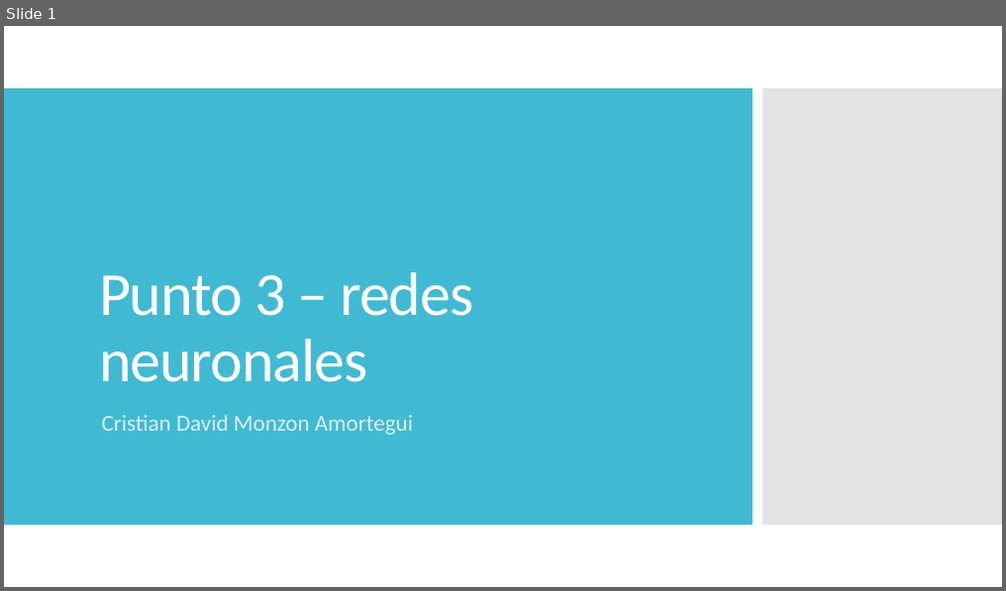
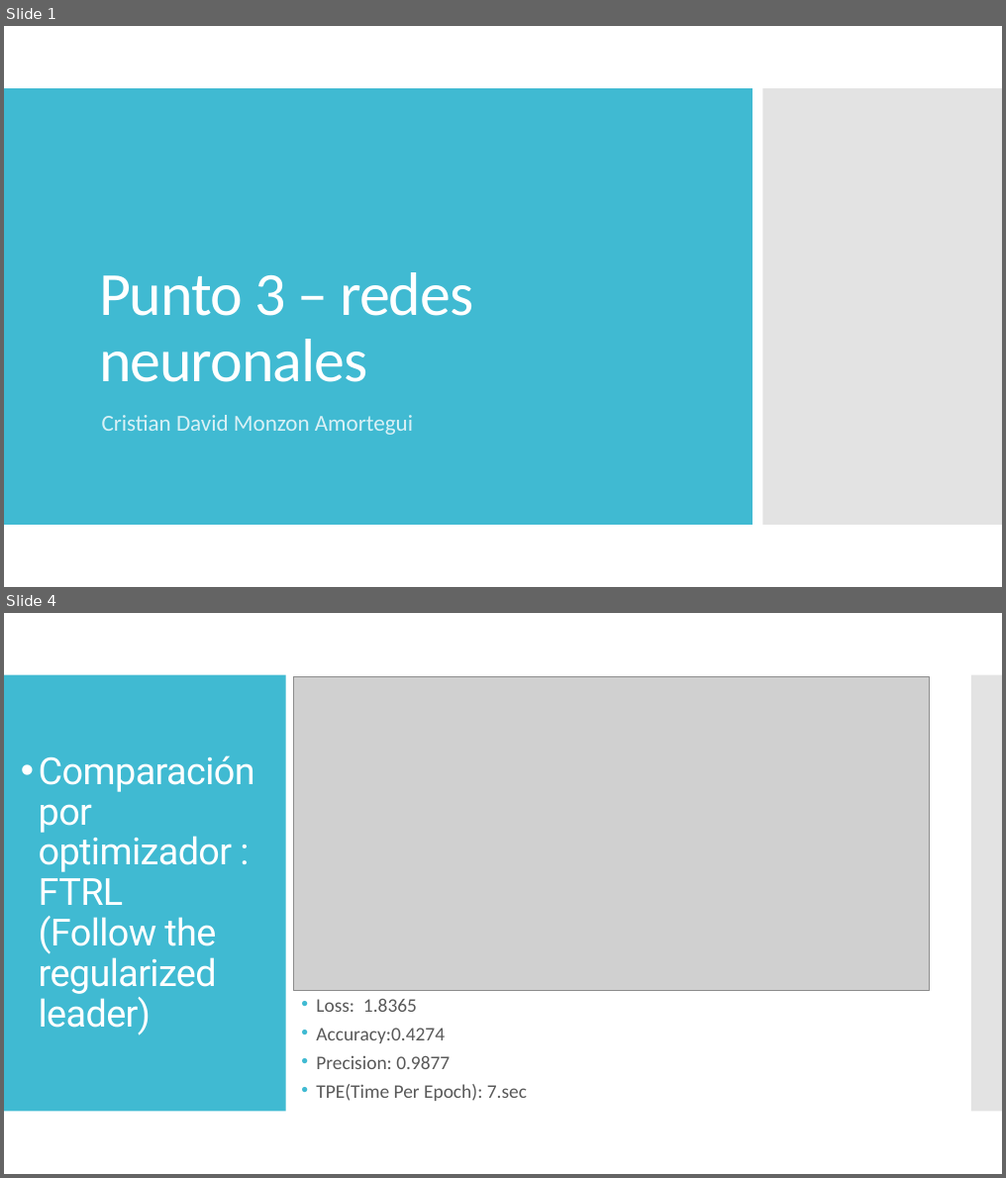
Before and after one commit to Krismonz7/redes_neuronales_udea, a slide deck: puntos/punto 2/punto_2.pptx. Shown one above the other, each under a label of ours: slide 1 before the commit, slides 1 and 4 after it; the slides between them are not shown. The pictures are 1006x591 and 1006x1178 pixels, drawn with LibreOffice and Linux fonts; fonts in the diff are those of the drawing; grey boxes stand for pictures. Boxes give left, top, right and bottom in pixels: in the first picture for what was removed or moved away, otherwise in the second. Text is boxed around its words. In the diff, an @@ line names an element or a change of style, - is before the commit and + after.

```diff
--- a/puntos/punto 2/punto_2.pptx
+++ b/puntos/punto 2/punto_2.pptx
@@ slide 4 added at box(4, 613, 1002, 1174), background #FFFFFF @@
@@ rectangle added at box(4, 675, 286, 1112), fill #40BAD2 @@
@@ picture added at box(294, 676, 930, 990) @@
@@ rectangle added at box(971, 675, 1002, 1112), fill #C8C8C8 at 50% opacity @@
@@ title added at box(39, 756, 255, 1036), 36 pt, text #FFFFFF @@
+• Comparación por optimizador :
+  FTRL
+  (Follow the regularized leader)
@@ text added at box(316, 998, 527, 1101), 18.5 pt, text #595959 @@
+• Loss: 1.8365
+• Accuracy:0.4274
+• Precision: 0.9877
+• TPE(Time Per Epoch): 7.sec
```
Also in this commit, not shown: 2 other slides added, 2 slides removed, 7 other files.
